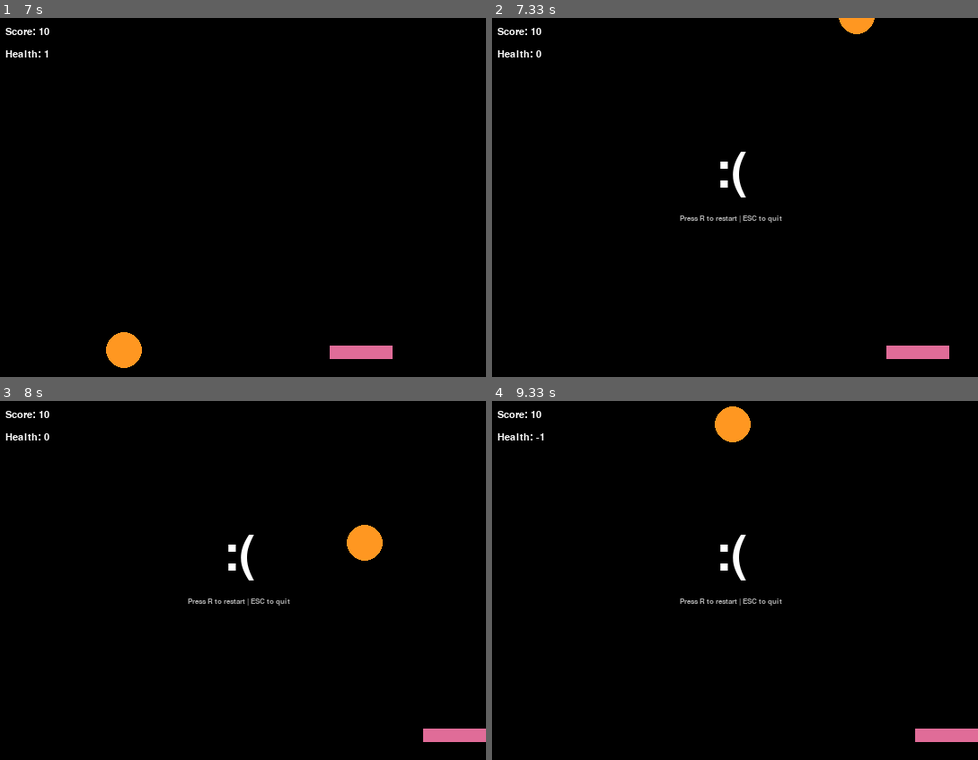
Above: before the commit, frames 1-4 (two rows, left to right).
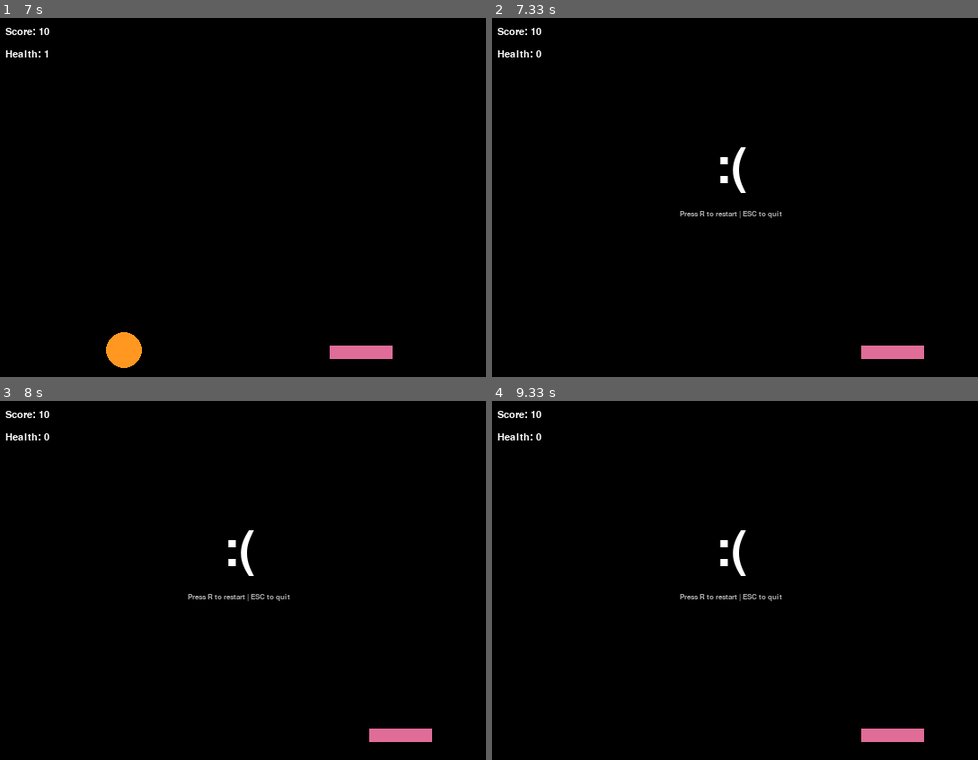
Above: after the commit, the same moments.

Repository: cwrlcarl/pygame-mini-games
Game: pygame game, started from falling-objects/main.py
The game is run twice, just before and just after one commit, with the same random seed, the same clock (stepped at 60 frames per second) and the same inputs.
Inputs:
- Up to frame 1 (7 s): hold Right 0.33-0.8 s; hold Right 0.83-1.3 s; hold Left 1.33-1.87 s; hold Left 1.9-2.3 s; hold Right 2.33-2.97 s; hold Left 3-3.47 s; hold Right 3.5-3.97 s; hold Right 4-4.47 s; hold Left 4.5-5.03 s; hold Left 5.07-5.47 s; hold Right 5.5-6.13 s; hold Left 6.17-6.63 s; hold Right from 6.67 s (still down)
- Up to frame 2 (7.33 s): release Right at 7.13 s; hold Right from 7.17 s (still down)
- Up to frame 3 (8 s): release Right at 7.63 s
- Up to frame 4 (9.33 s): no input

Frame 1 is identical in both runs. In frame 2, 1.2% of the frame differs, in the area x 38-95%, y 0-95%; in frame 3, 1.9%; in frame 4, 2.0%, in the area x 9-100%, y 1-95%.

Commit message:
Fix game over function and clean up code formatting

Diff:
--- a/falling-objects/main.py
+++ b/falling-objects/main.py
@@ -39,19 +39,21 @@
     screen.blit(health_text, (15, 35))
 
     if game_over:
-        draw_game_over_screen()
+        show_game_over()
 
     pygame.display.update()
 
 
-def draw_game_over_screen():
+def show_game_over():
     game_over_text = game_over_font.render(":(", True, MAIN_TEXT_COLOR)
-    screen.blit(game_over_text,((SCREEN_WIDTH // 2) - (game_over_text.get_width() // 2),
-                (SCREEN_HEIGHT // 2) - (game_over_text.get_height())))
+    game_over_text_x = (SCREEN_WIDTH - game_over_text.get_width()) // 2
+    game_over_text_y = (SCREEN_HEIGHT // 2) - game_over_text.get_height() - 5
+    screen.blit(game_over_text,(game_over_text_x, game_over_text_y))
 
     instructions_text = subtext_font.render("Press R to restart | ESC to quit", True, SUBTEXT_COLOR)
-    screen.blit(instructions_text, ((SCREEN_WIDTH // 2) - (instructions_text.get_width() // 2),
-                (SCREEN_HEIGHT // 2) + (instructions_text.get_height() + 10)))
+    instructions_text_x = (SCREEN_WIDTH - instructions_text.get_width()) // 2
+    instructions_text_y = (SCREEN_HEIGHT // 2) + instructions_text.get_height() + 5
+    screen.blit(instructions_text, (instructions_text_x, instructions_text_y))
 
 
 def handle_movement(player_rect):
@@ -72,7 +74,6 @@
 
         if health <= 0:
             game_over = True
-            print("Game Over")
 
     if player_rect.colliderect(object_rect):
         score += 10
@@ -87,16 +88,15 @@
 
 
 def main():
+    player_x = (SCREEN_WIDTH - PLAYER_WIDTH) // 2
+    player_y = SCREEN_HEIGHT - PLAYER_HEIGHT - 20
+
+    player_rect = pygame.Rect(player_x, player_y, PLAYER_WIDTH, PLAYER_HEIGHT)
+    object_rect = pygame.Rect(X_POS, Y_POS, RADIUS * 2, RADIUS * 2)
+
     score = 0
     health = 3
     game_over = False
-
-    player_rect = pygame.Rect(((SCREEN_WIDTH // 2) - (PLAYER_WIDTH // 2),
-                                SCREEN_HEIGHT - PLAYER_HEIGHT - 20,
-                                PLAYER_WIDTH, PLAYER_HEIGHT))
-
-    object_rect = pygame.Rect((X_POS, Y_POS,
-                               RADIUS * 2, RADIUS * 2))
 
     clock = pygame.time.Clock()
     running = True
@@ -106,12 +106,18 @@
             if event.type == pygame.QUIT:
                 running = False
 
-            if event.type == pygame.K_r:
-                running = False
+        if not game_over:
+            score, health, game_over = handle_object(
+                object_rect, player_rect,
+                score, health, game_over
+            )
+            handle_movement(player_rect)
 
-        score, health, game_over = handle_object(object_rect, player_rect, score, health, game_over)
-        handle_movement(player_rect)
-        draw_window(player_rect, object_rect, score, health, game_over)
+        draw_window(
+            player_rect, object_rect,
+            score, health, game_over
+        )
+
         clock.tick(FPS)
 
     pygame.quit()
